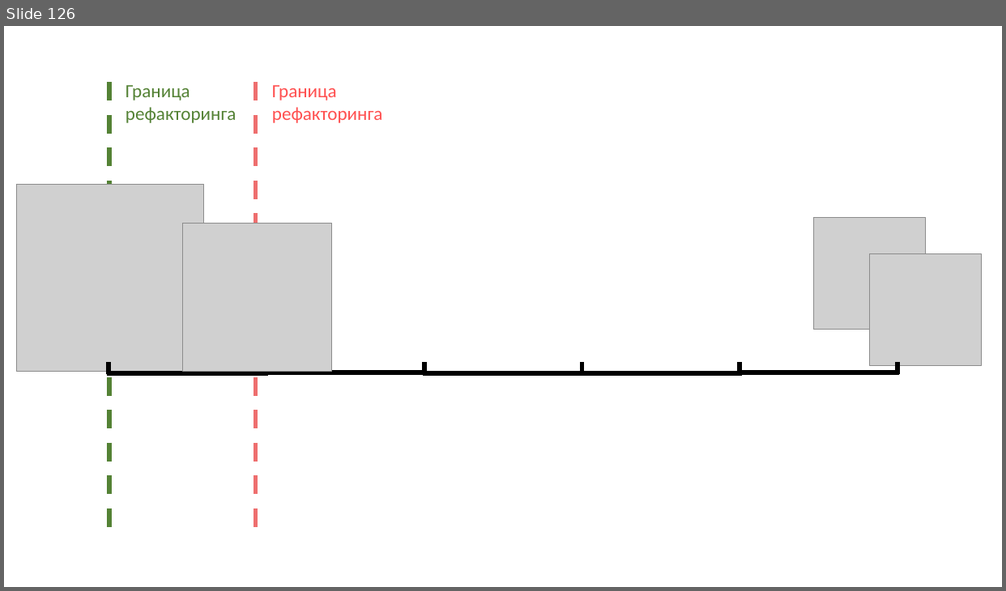
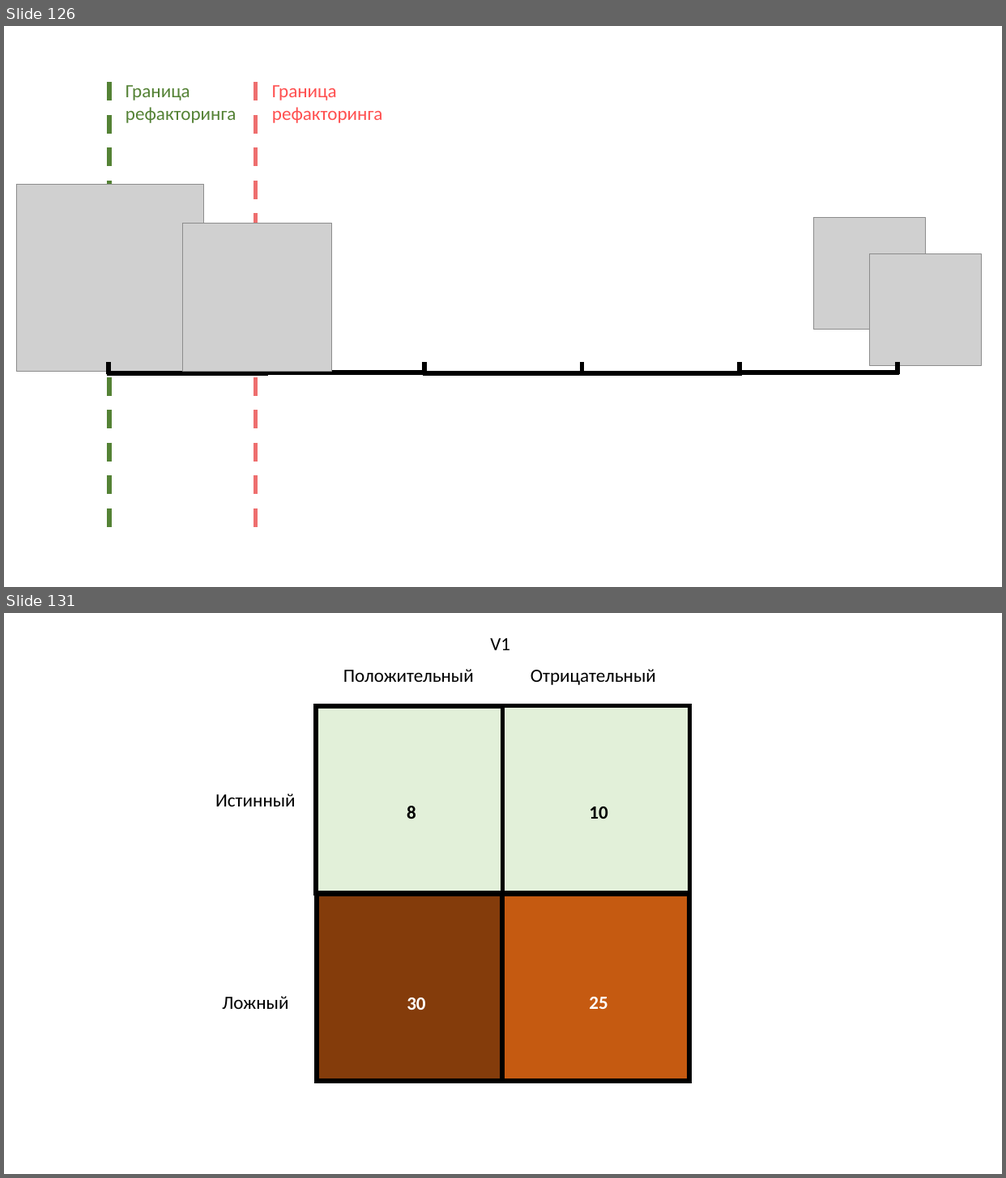
Before and after one commit to rkhaimov/brain-gym, a slide deck: Презентация.pptx. Shown one above the other, each under a label of ours: slide 126 before the commit, slides 126 and 131 after it; the slides between them are not shown. The pictures are 1006x591 and 1006x1178 pixels, drawn with LibreOffice and Linux fonts; fonts in the diff are those of the drawing; grey boxes stand for pictures. Boxes give left, top, right and bottom in pixels: in the first picture for what was removed or moved away, otherwise in the second. Text is boxed around its words. In the diff, an @@ line names an element or a change of style, - is before the commit and + after.

```diff
--- a/Презентация.pptx
+++ b/Презентация.pptx
@@ slide 131 added at <box>4,613,1002,1174</box>, background #FFFFFF @@
@@ text added at <box>490,638,510,650</box>, 18 pt, text #000000 @@
+V1
@@ text added at <box>343,669,474,682</box>, 18 pt, text #000000 @@
+Положительный
@@ text added at <box>530,669,656,685</box>, 18 pt, text #000000 @@
+Отрицательный
@@ text added at <box>215,794,295,807</box>, 18 pt, text #000000 @@
+Истинный
@@ text added at <box>407,806,416,819</box>, 18 pt, text #000000, bold @@
+8
@@ text added at <box>589,807,607,819</box>, 18 pt, text #000000, bold @@
+10
@@ group added at <box>316,706,690,1082</box>: 4 rectangles @@
@@ text added at <box>222,996,288,1009</box>, 18 pt, text #000000 @@
+Ложный
@@ text added at <box>407,998,425,1010</box>, 18 pt, text #FFFFFF, bold @@
+30
@@ text added at <box>589,997,607,1009</box>, 18 pt, text #FFFFFF, bold @@
+25
```
Also in this commit, not shown: 7 other slides added, 3 other files.
